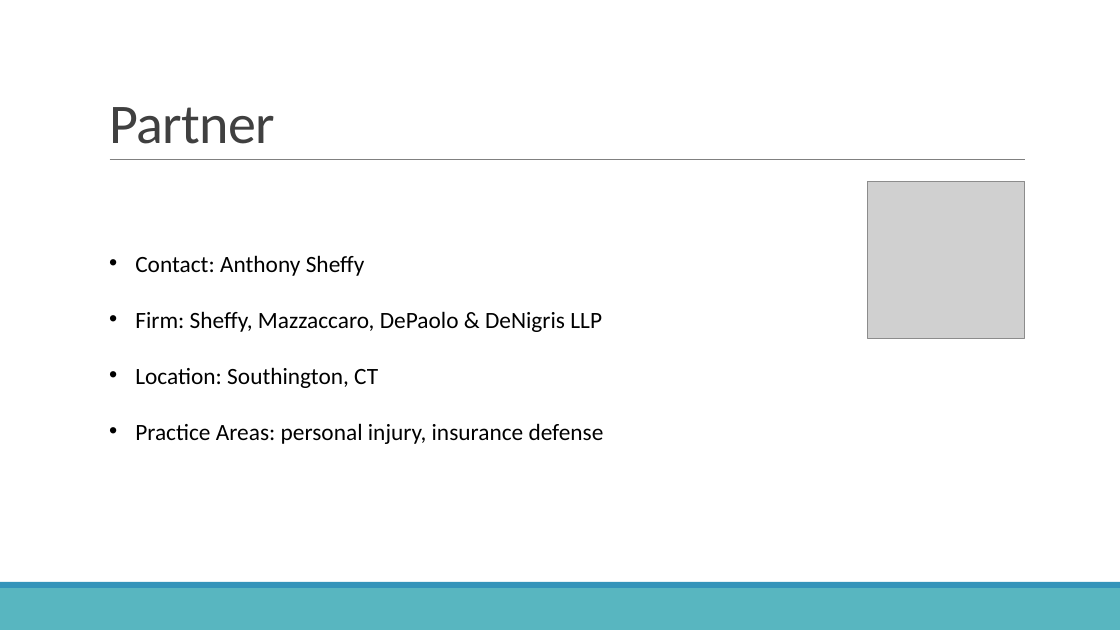
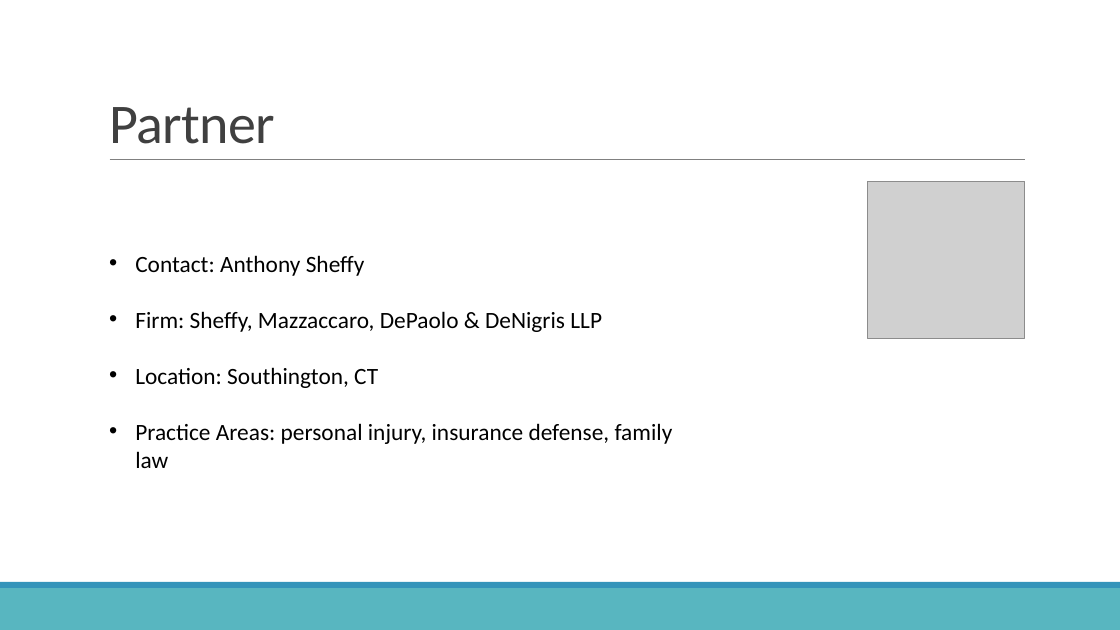
Before and after one commit to colarusso/codingthelaw, a slide deck: slide 2 of Fall_2017/work/devonbodey/p4/FinalProjectProposal.pptx. Drawn at 1120x630 pixels with LibreOffice and Linux fonts; fonts in the diff are those of the drawing; grey boxes stand for pictures. Boxes give left, top, right and bottom in pixels: in the first picture for what was removed or moved away, otherwise in the second. Text is boxed around its words. In the diff, an @@ line names an element or a change of style, - is before the commit and + after.

```diff
--- a/Fall_2017/work/devonbodey/p4/FinalProjectProposal.pptx
+++ b/Fall_2017/work/devonbodey/p4/FinalProjectProposal.pptx
@@ text at [135,423,673,468]: text changed @@
-• Practice Areas: personal injury, insurance defense
+• Practice Areas: personal injury, insurance defense, family law
```
Also in this commit, not shown: 2 other slides changed, 3 other files.
